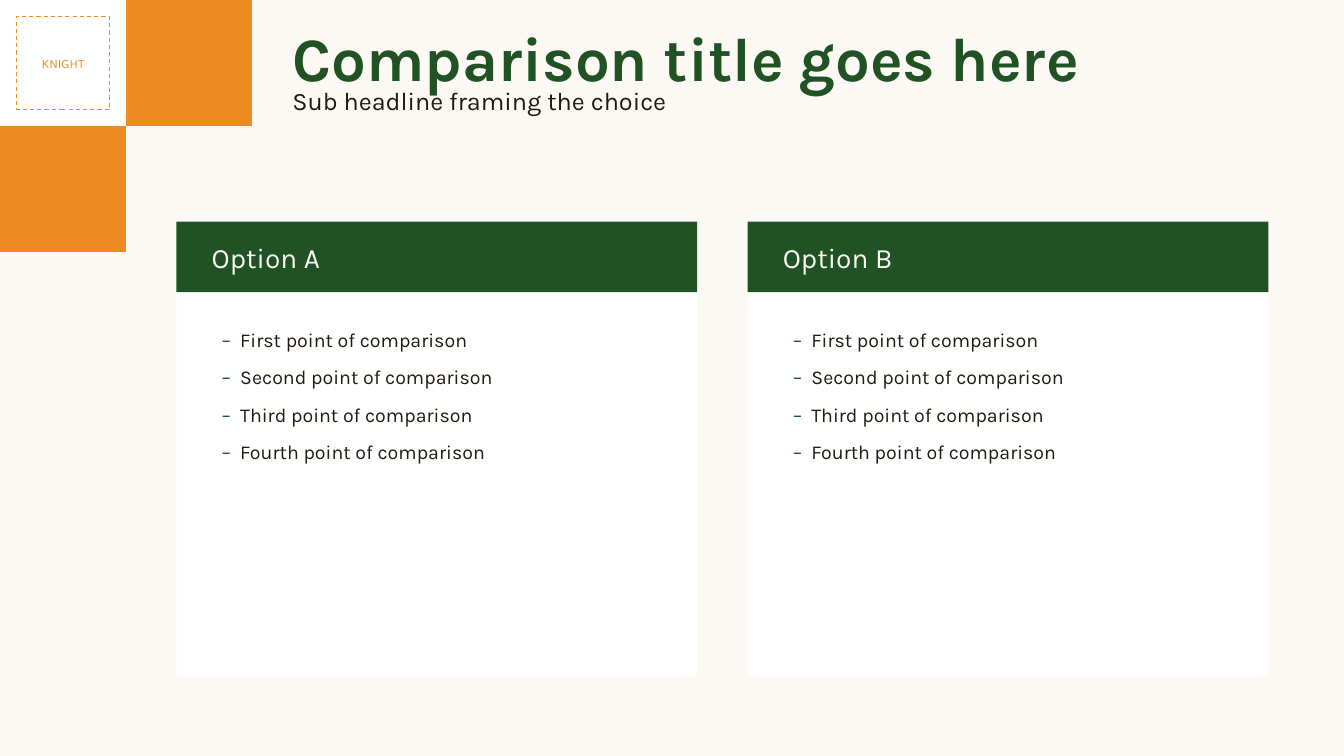
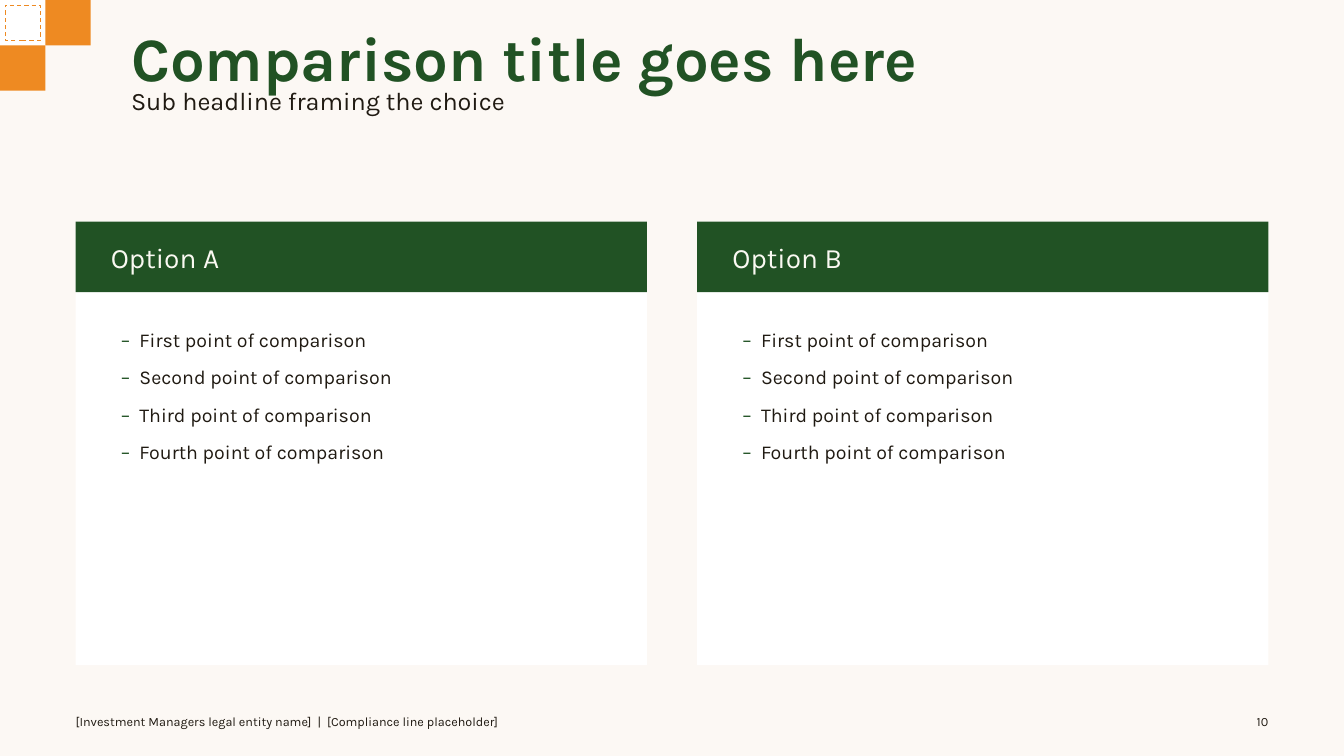
Before and after one commit to soumyakarwa/emkay-ppt-templates, a slide deck: slide 10 of Emkay_Investment_Managers_Template.pptx. Drawn at 1344x756 pixels with LibreOffice and Linux fonts; fonts in the diff are those of the drawing. Boxes give left, top, right and bottom in pixels: in the first picture for what was removed or moved away, otherwise in the second. Text is boxed around its words. In the diff, an @@ line names an element or a change of style, - is before the commit and + after.

Commit message:
title is looking odd

```diff
--- a/Emkay_Investment_Managers_Template.pptx
+++ b/Emkay_Investment_Managers_Template.pptx
@@ rectangle: place and size @@
-rectangle at bbox=[0, 0, 126, 126]
+rectangle at bbox=[0, 0, 45, 45]
@@ rectangle: place and size @@
-rectangle at bbox=[16, 16, 109, 109]
+rectangle at bbox=[5, 5, 40, 40]
@@ rectangle: place and size @@
-rectangle at bbox=[126, 0, 252, 126]
+rectangle at bbox=[45, 0, 91, 45]
@@ text "Comparison title goes here": place and size @@
-text "Comparison title goes here" at bbox=[292, 37, 1079, 96]
+text "Comparison title goes here" at bbox=[131, 37, 918, 96]
@@ rectangle: place and size @@
-rectangle at bbox=[0, 126, 126, 252]
+rectangle at bbox=[0, 45, 45, 91]
@@ text in rectangle at bbox=[42, 60, 85, 68]: text removed @@
-KNIGHT
@@ text "Sub headline framing the choice": place and size @@
-text "Sub headline framing the choice" at bbox=[292, 88, 666, 116]
+text "Sub headline framing the choice" at bbox=[131, 88, 505, 116]
@@ rectangle: place and size @@
-rectangle at bbox=[176, 222, 698, 292]
+rectangle at bbox=[76, 222, 647, 292]
@@ rectangle: place and size @@
-rectangle at bbox=[176, 222, 698, 676]
+rectangle at bbox=[76, 222, 647, 665]
@@ text "Option A": place and size @@
-text "Option A" at bbox=[212, 248, 320, 275]
+text "Option A" at bbox=[111, 248, 219, 275]
@@ rectangle: place and size @@
-rectangle at bbox=[748, 222, 1269, 292]
+rectangle at bbox=[698, 222, 1269, 292]
@@ rectangle: place and size @@
-rectangle at bbox=[748, 222, 1269, 676]
+rectangle at bbox=[698, 222, 1269, 665]
@@ text "Option B": place and size @@
-text "Option B" at bbox=[783, 248, 892, 275]
+text "Option B" at bbox=[732, 248, 842, 275]
@@ text "– First point of comparison": place and size @@
-text "– First point of comparison" at bbox=[240, 333, 492, 464]
+text "– First point of comparison" at bbox=[139, 333, 391, 464]
@@ text "– First point of comparison": place and size @@
-text "– First point of comparison" at bbox=[811, 333, 1063, 464]
+text "– First point of comparison" at bbox=[761, 333, 1013, 464]
@@ text added at bbox=[76, 716, 498, 729], 9 pt, text #201A12 @@
+[Investment Managers legal entity name] | [Compliance line placeholder]
@@ page number added at bbox=[1257, 718, 1269, 726], 9 pt, text #201A12 @@
+10
```
Also in this commit, not shown: 13 other slides changed, 3 other files.
